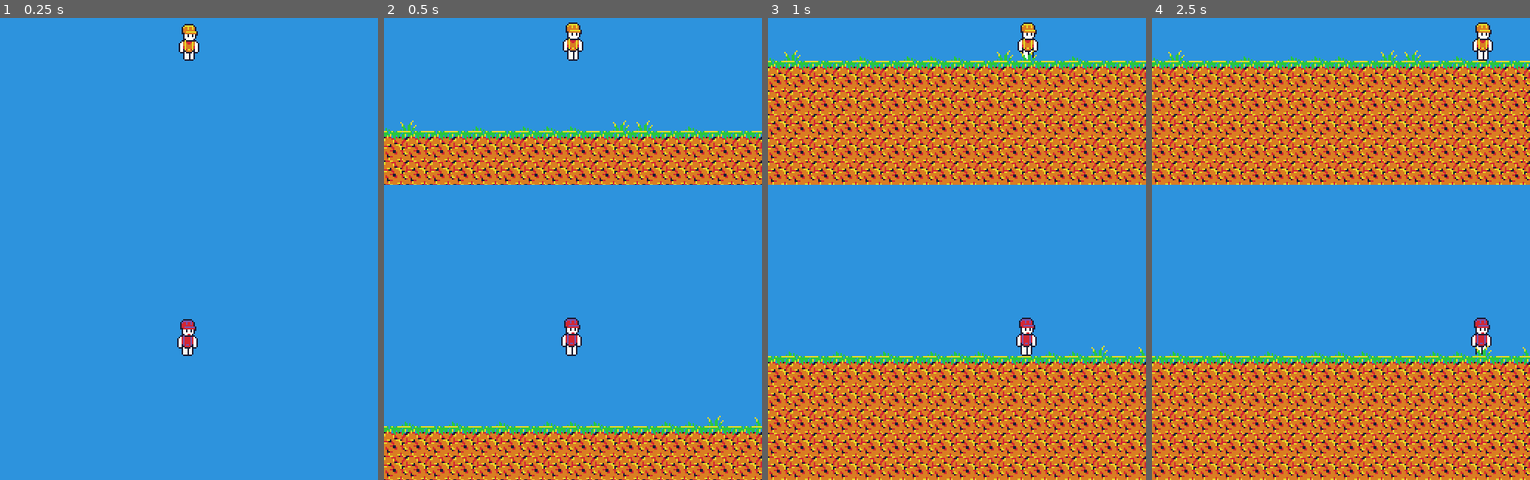
Above: before the commit, frames 1-4 (left to right).
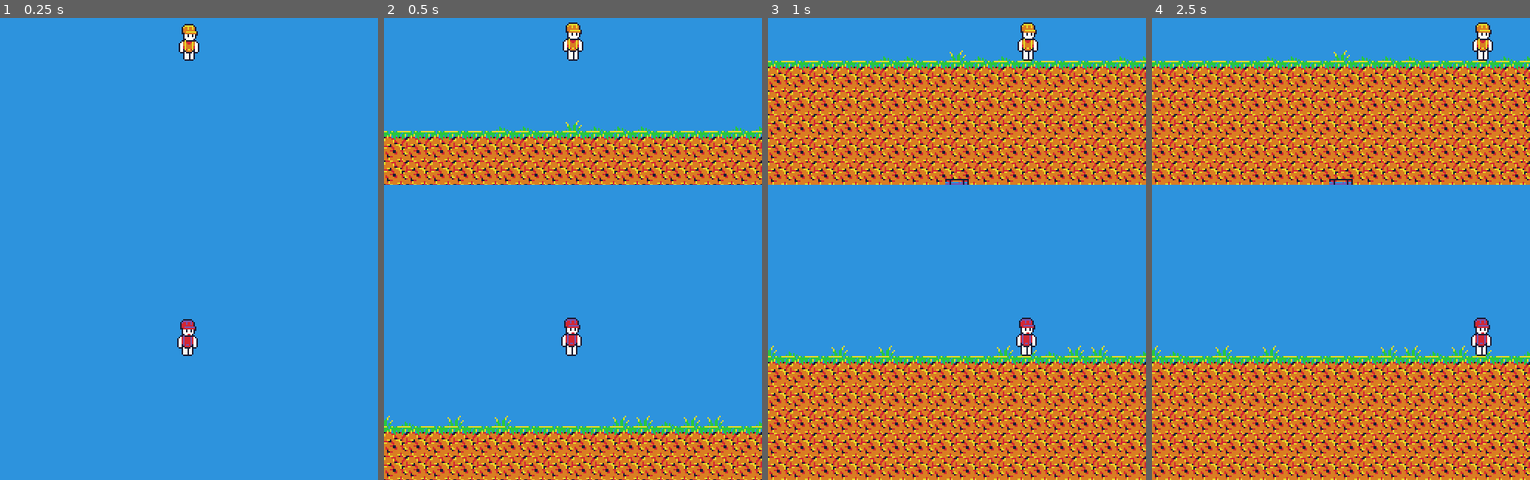
Above: after the commit, the same moments.

Repository: Quarticore/DigDig
Game: Godot game, scene res://node_2d.tscn
Two runs of this game, one before a commit and one after it. Both use one fixed random seed, a clock stepped at 60 frames per second and the inputs below.
Inputs:
- Up to frame 1 (0.25 s): no input
- Up to frame 2 (0.5 s): no input
- Up to frame 3 (1 s): hold D (move_right) from 0.53 s (still down)
- Up to frame 4 (2.5 s): release D (move_right) at 1.28 s; hold S (move_down) 1.28-2.03 s; hold D (move_right) from 2.03 s (still down)

Frame 1 is identical in both runs. In frame 2, 0.5% of the frame differs, in the area x 0-100%, y 22-89%; in frame 3, 0.5%; in frame 4, 0.6%, in the area x 0-100%, y 7-74%.

Commit message:
tnt

Diff:
--- a/scr/init.gd
+++ b/scr/init.gd
@@ -4,10 +4,12 @@
 func _ready():
 	var rng = RandomNumberGenerator.new()
 	const dirt_script = preload("res://scr/block.gd")
+	const tnt_script = preload("res://scr/tnt.gd")
 	const dirt_tex = preload("res://tex/dirt.png")
 	const grass_tex = preload("res://tex/grassblock.png")
 	const tuft1 = preload("res://tex/blades.png")
 	const tuft2 = preload("res://tex/blades2.png")
+	const tnt_tex = preload("res://tex/tnt.png")
 
 	const tilesize = 16
 	const tile_scale = 2
@@ -21,7 +23,7 @@
 	for c in cols:
 		var row = -(rows / 2) - 1
 		var col = c - (cols / 2)
-		var num = rng.randi_range(0, 4)
+		var num = rng.randi_range(0, 3)
 
 		# Create a sprite node
 		var draw = false
@@ -36,9 +38,9 @@
 			draw = true
 
 		if draw:
-			print("drawing grass")
 			sprite.position = Vector2(16 * tile_scale * col, 16 * tile_scale * row)
 			sprite.scale = Vector2(tile_scale, tile_scale)
+			sprite.z_index = -1
 			sprite.texture_filter = CanvasItem.TEXTURE_FILTER_NEAREST
 			world.add_child(sprite)
 
@@ -48,6 +50,8 @@
 		for c in cols:
 			var row = r - (rows / 2)
 			var col = c - (cols / 2)
+			# 1/75 chance to spawn TNT
+			var spawn_tnt = rng.randi_range(0, 75)
 
 			var tileNode = RigidBody2D.new()
 			var tileSprite = Sprite2D.new()
@@ -61,6 +65,10 @@
 				tileSprite.texture = grass_tex
 			else:
 				tileSprite.texture = dirt_tex
+
+			if spawn_tnt == 1 and r > 1:
+				tileSprite.texture = tnt_tex
+				tileNode.set_script(tnt_script)
 
 			tileSprite.texture_filter = CanvasItem.TEXTURE_FILTER_NEAREST
 
@@ -76,7 +84,9 @@
 			tileRect.size = Vector2(32, 32)
 			tileCol.shape = tileRect
 
-			tileNode.set_script(dirt_script)
+			if tileNode.get_script() == null:
+				tileNode.set_script(dirt_script)
+
 			tileNode.add_child(tileCol)
 
 			world.add_child(tileNode)
--- a/scr/right_player.gd
+++ b/scr/right_player.gd
@@ -82,14 +82,11 @@
 		if cur_time >= LAST_DIG + 0.2 and high_cast.is_colliding():
 			var block = high_cast.get_collider()
 
-			print(block.HEALTH)
-
 			block.HEALTH -= 1
 			did_dig = true
 
 		if cur_time >= LAST_DIG + 0.2 and low_cast.is_colliding():
 			var block = low_cast.get_collider()
-			print(block.HEALTH)
 
 			block.HEALTH -= 1
 			did_dig = true
@@ -109,14 +106,11 @@
 		if cur_time >= LAST_DIG + 0.2 and high_cast.is_colliding():
 			var block = high_cast.get_collider()
 
-			print(block.HEALTH)
-
 			block.HEALTH -= 1
 			did_dig = true
 
 		if cur_time >= LAST_DIG + 0.2 and low_cast.is_colliding():
 			var block = low_cast.get_collider()
-			print(block.HEALTH)
 
 			block.HEALTH -= 1
 			did_dig = true
--- /dev/null
+++ b/scr/tnt.gd
@@ -0,0 +1,50 @@
+extends Node
+
+var HEALTH = 3
+var EMPTY = preload("res://tex/mined bg.png")
+var rng = RandomNumberGenerator.new()
+
+# Called when the node enters the scene tree for the first time.
+func _ready():
+	pass # Replace with function body.
+
+# Called every frame. 'delta' is the elapsed time since the previous frame.
+func _process(delta):
+	if HEALTH <= 0 && self.get_child_count() > 1:
+		var collider = self.get_child(1)
+		var coord = self.name.split("Dirt")[1].split("-")
+
+		# Find destroy all blocks in a circle
+		const neighbors = [
+			[-2, -1], [-2, 0], [-2, 1],
+			[-1, -2], [-1, -1], [-1, 0], [-1, 1], [-1, 2],
+			[0, -2], [0, -1], [0, 0], [0, 1], [0, 2],
+			[1, -2], [1, -1], [1, 0], [1, 1], [1, 2],
+			[2, -1], [2, 0], [2, 1]
+		];
+
+		for n in neighbors:
+			var x = int(coord[0]) + n[0]
+			var y = int(coord[1]) + n[1]
+			var block = get_node("/root/Node2D/SubViewportContainer/SubViewport/Dirt" + str(x) + "-" + str(y))
+			var blk_collide = block.get_child(1)
+
+			if blk_collide != null:
+				blk_collide.queue_free()
+
+			var sprite = block.get_child(0)
+
+			if sprite != null:
+				sprite.texture = EMPTY
+				sprite.z_index = -1
+
+		if collider != null:
+			collider.queue_free()
+
+		var sprite = self.get_child(0)
+
+		if sprite != null:
+			sprite.texture = EMPTY
+			sprite.z_index = -1
+
+	pass
